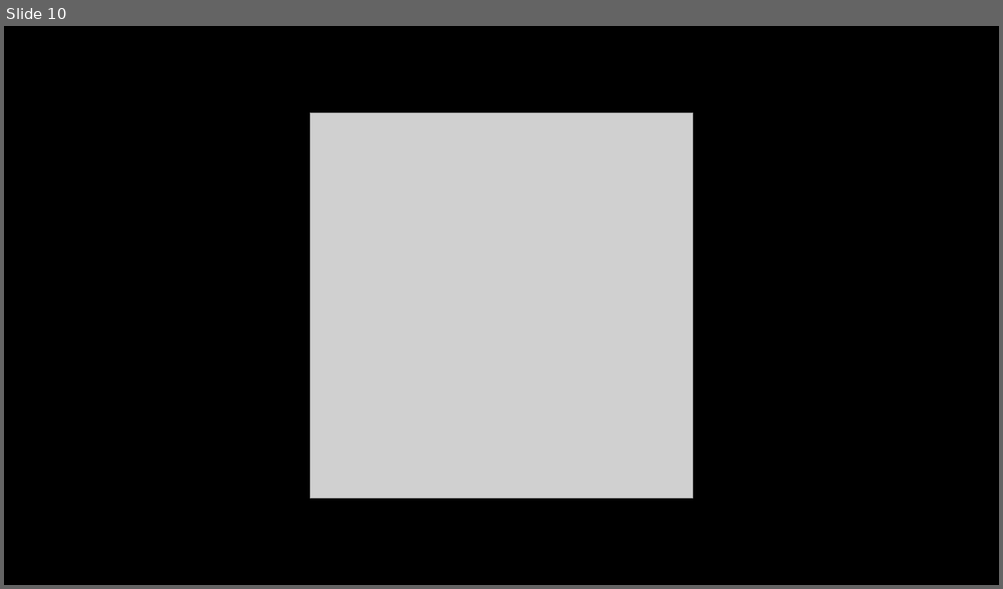
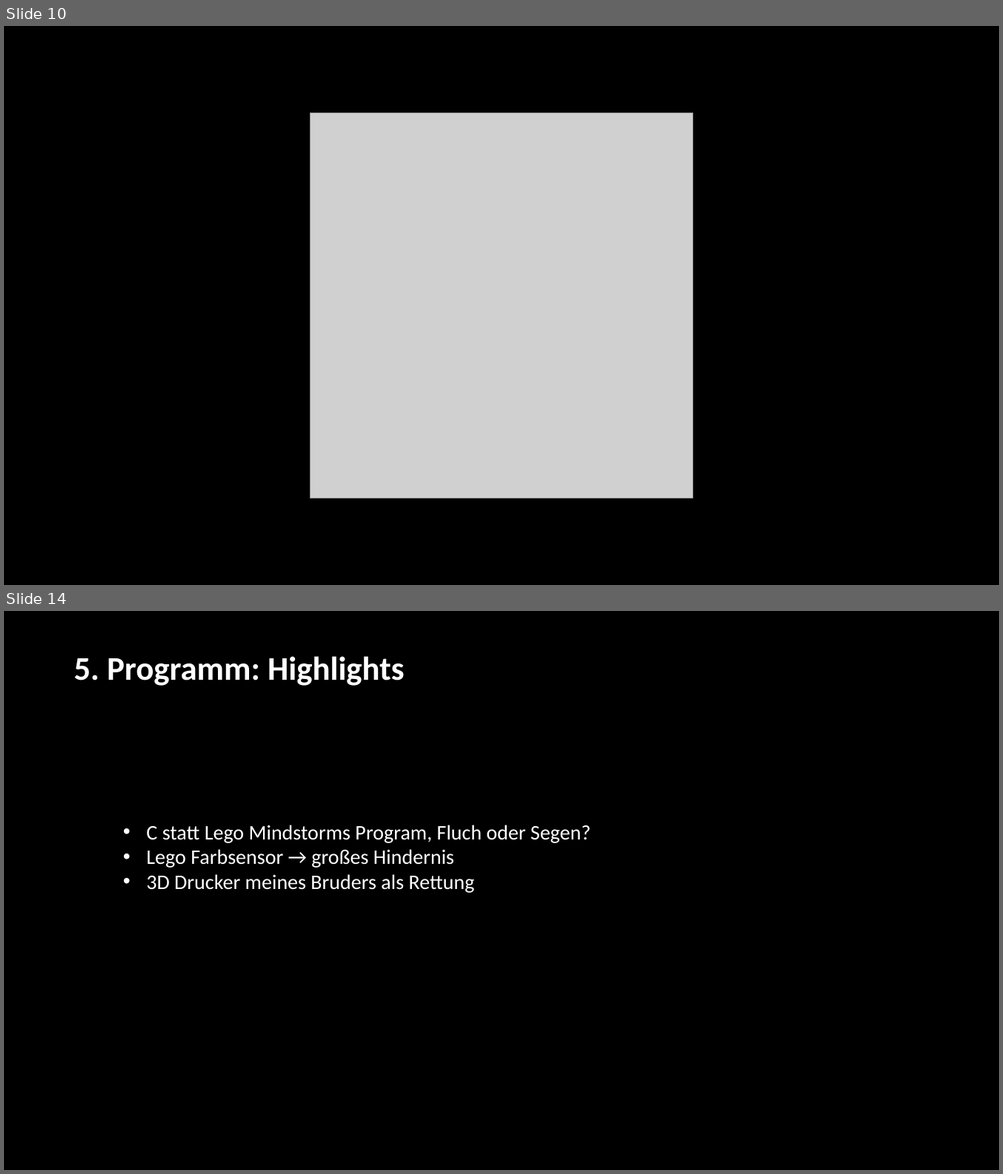
Before and after one commit to cl0q/Q12, a slide deck: p-sem/Prasentation_P-Seminar.pptx. Shown one above the other, each under a label of ours: slide 10 before the commit, slides 10 and 14 after it; the slides between them are not shown. The pictures are 1003x589 and 1003x1174 pixels, drawn with LibreOffice and Linux fonts; fonts in the diff are those of the drawing; grey boxes stand for pictures; background and template pictures are left out. Boxes give left, top, right and bottom in pixels: in the first picture for what was removed or moved away, otherwise in the second. Text is boxed around its words. In the diff, an @@ line names an element or a change of style, - is before the commit and + after.

```diff
--- a/p-sem/Prasentation_P-Seminar.pptx
+++ b/p-sem/Prasentation_P-Seminar.pptx
@@ slide 14 added at (4, 611, 999, 1170), background picture (left out) @@
@@ text added at (74, 656, 404, 686), 32 pt, text #FFFFFF, bold @@
+5. Programm: Highlights
@@ text added at (146, 825, 590, 893), 20 pt, text #FFFFFF @@
+• C statt Lego Mindstorms Program, Fluch oder Segen?
+• Lego Farbsensor → großes Hindernis
+• 3D Drucker meines Bruders als Rettung
```
Also in this commit, not shown: 7 slides changed, 2 other slides added.
